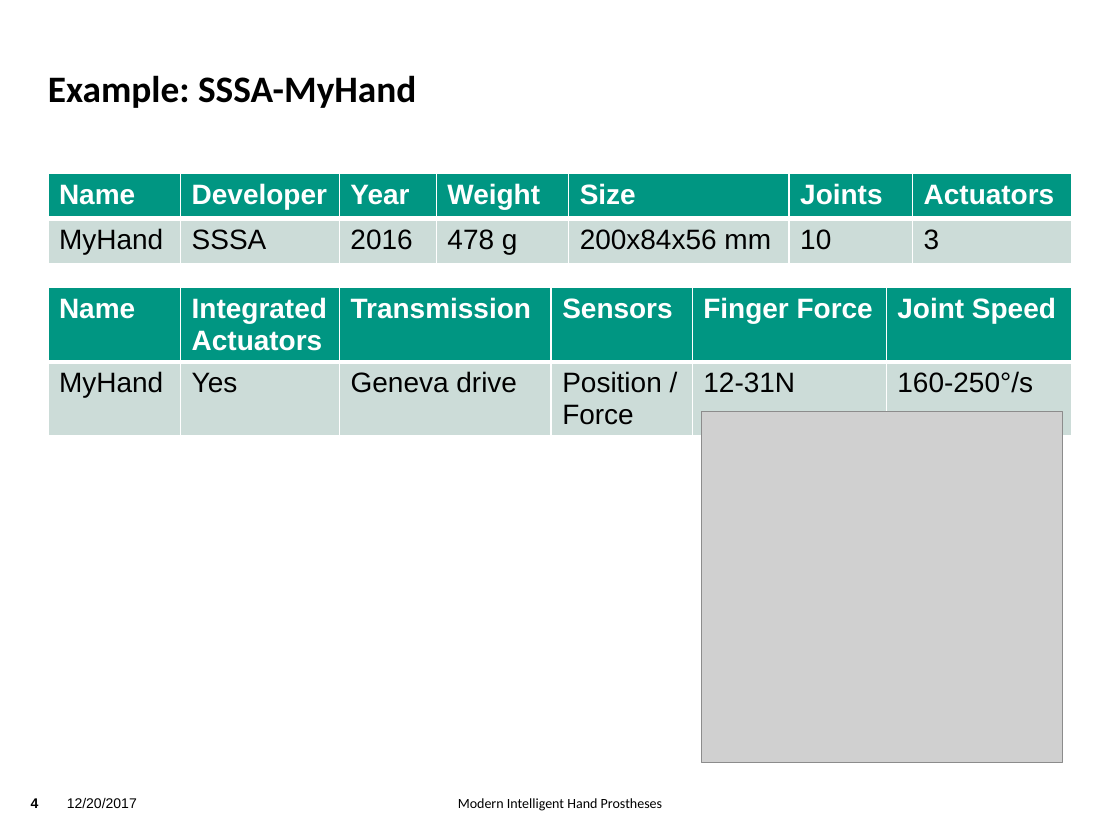
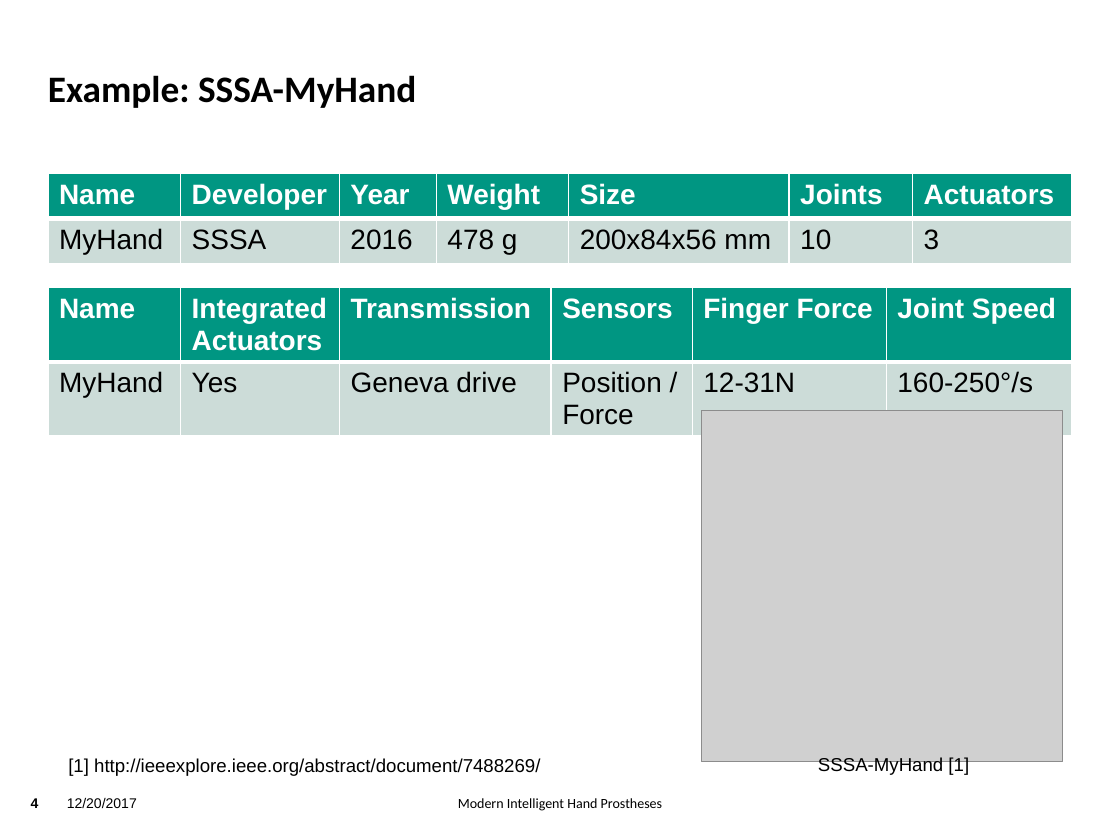
Before and after one commit to TsStocker/HumanoideRobotik, a slide deck: slide 4 of Vortrag/Vortrag.pptx. Drawn at 1120x840 pixels with LibreOffice and Linux fonts; fonts in the diff are those of the drawing; grey boxes stand for pictures; background and template pictures are left out. Boxes give left, top, right and bottom in pixels: in the first picture for what was removed or moved away, otherwise in the second. Text is boxed around its words. In the diff, an @@ line names an element or a change of style, - is before the commit and + after.

```diff
--- a/Vortrag/Vortrag.pptx
+++ b/Vortrag/Vortrag.pptx
@@ text added at (68, 758, 540, 776), 12 pt, text #000000 @@
+[1] http://ieeexplore.ieee.org/abstract/document/7488269/
@@ text added at (818, 757, 969, 776), 12 pt, text #000000 @@
+SSSA-MyHand [1]
```
Also in this commit, not shown: 7 other files.
